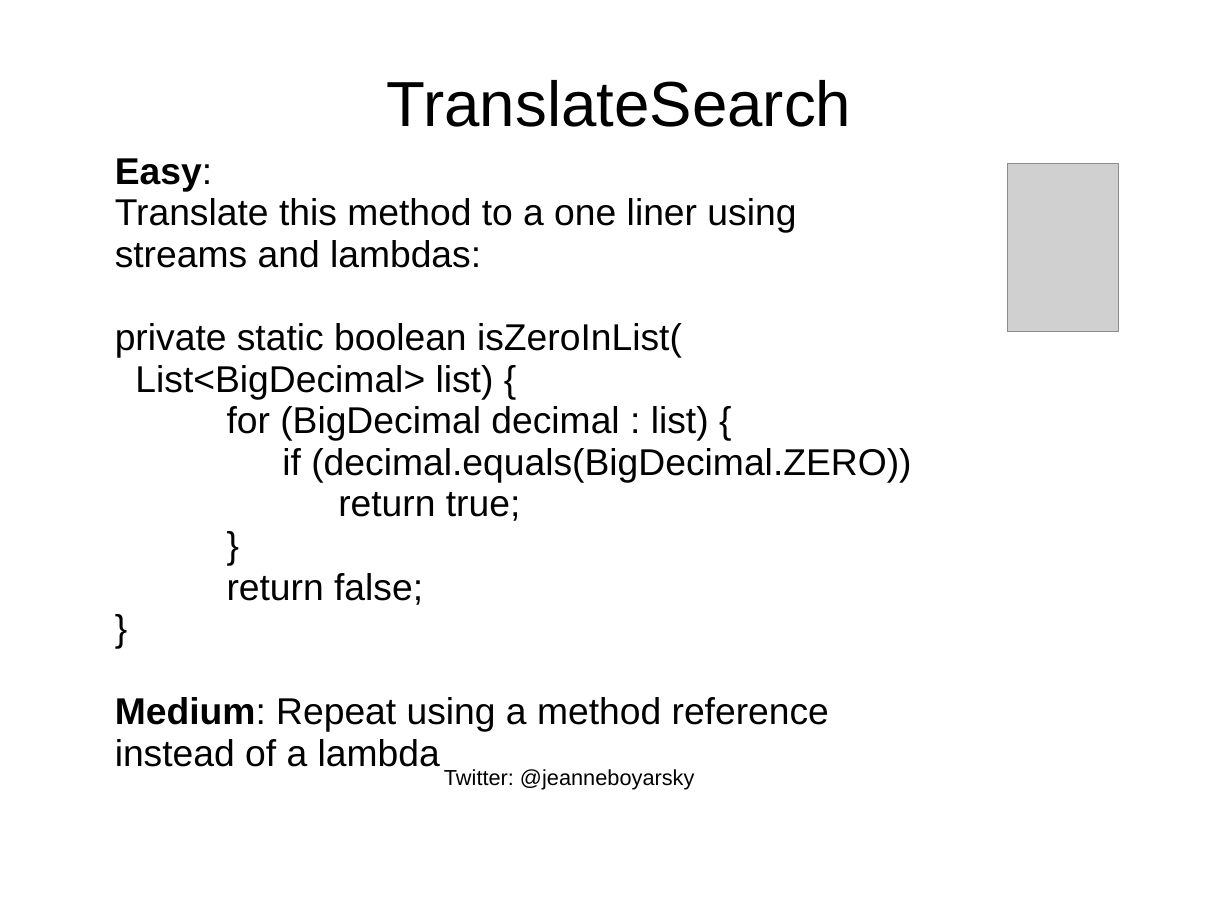
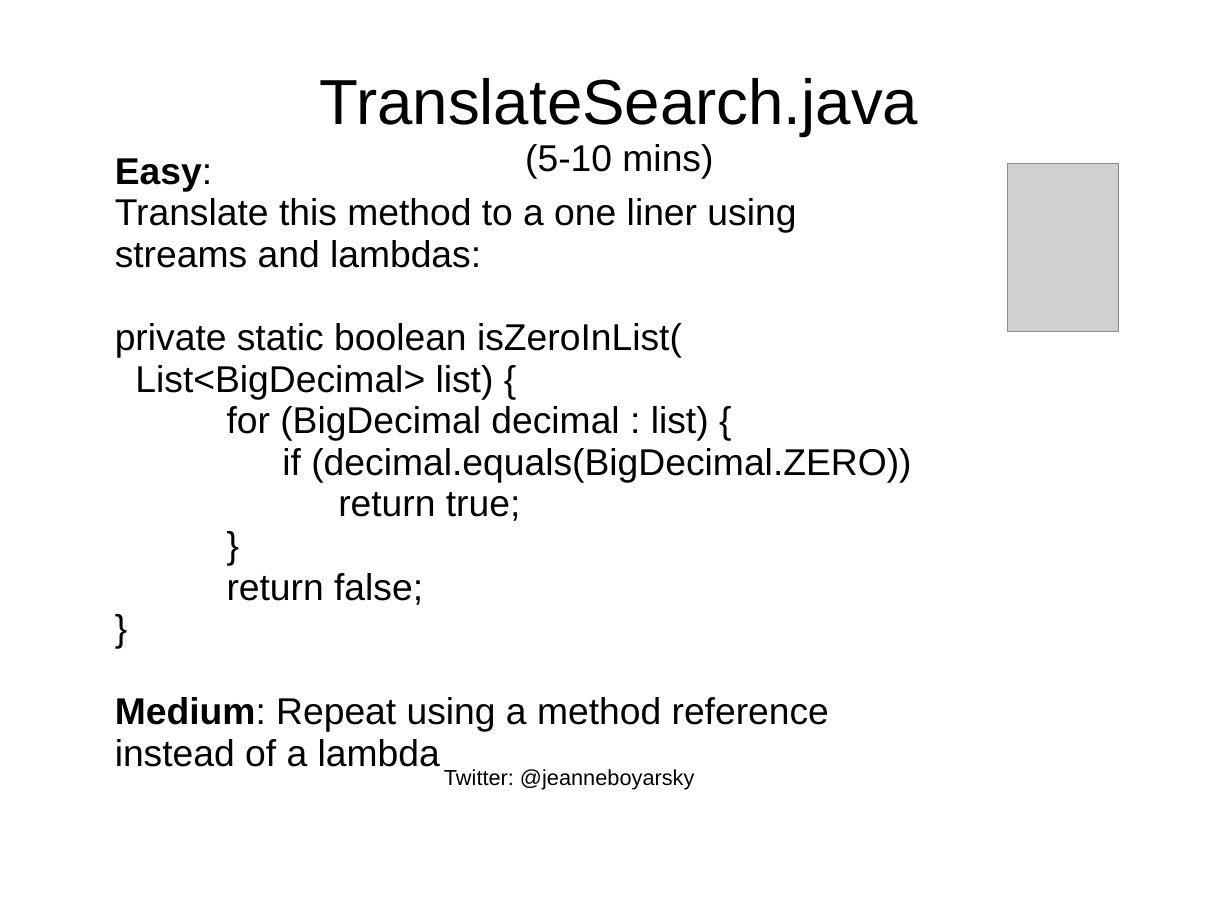
Before and after one commit to boyarsky/java-8-streams-by-puzzles, a slide deck: slide 32 of docs/Slides.ppt. Drawn at 1232x924 pixels with LibreOffice and Linux fonts; fonts in the diff are those of the drawing; grey boxes stand for pictures; background and template pictures are left out. Boxes give left, top, right and bottom in pixels: in the first picture for what was removed or moved away, otherwise in the second. Text is boxed around its words. In the diff, an @@ line names an element or a change of style, - is before the commit and + after.

```diff
--- a/docs/Slides.ppt
+++ b/docs/Slides.ppt
@@ title at [320,78,919,179]: text changed @@
-TranslateSearch
+TranslateSearch.java
+(5-10 mins)
```
Also in this commit, not shown: 13 other slides changed, 1 other file.
